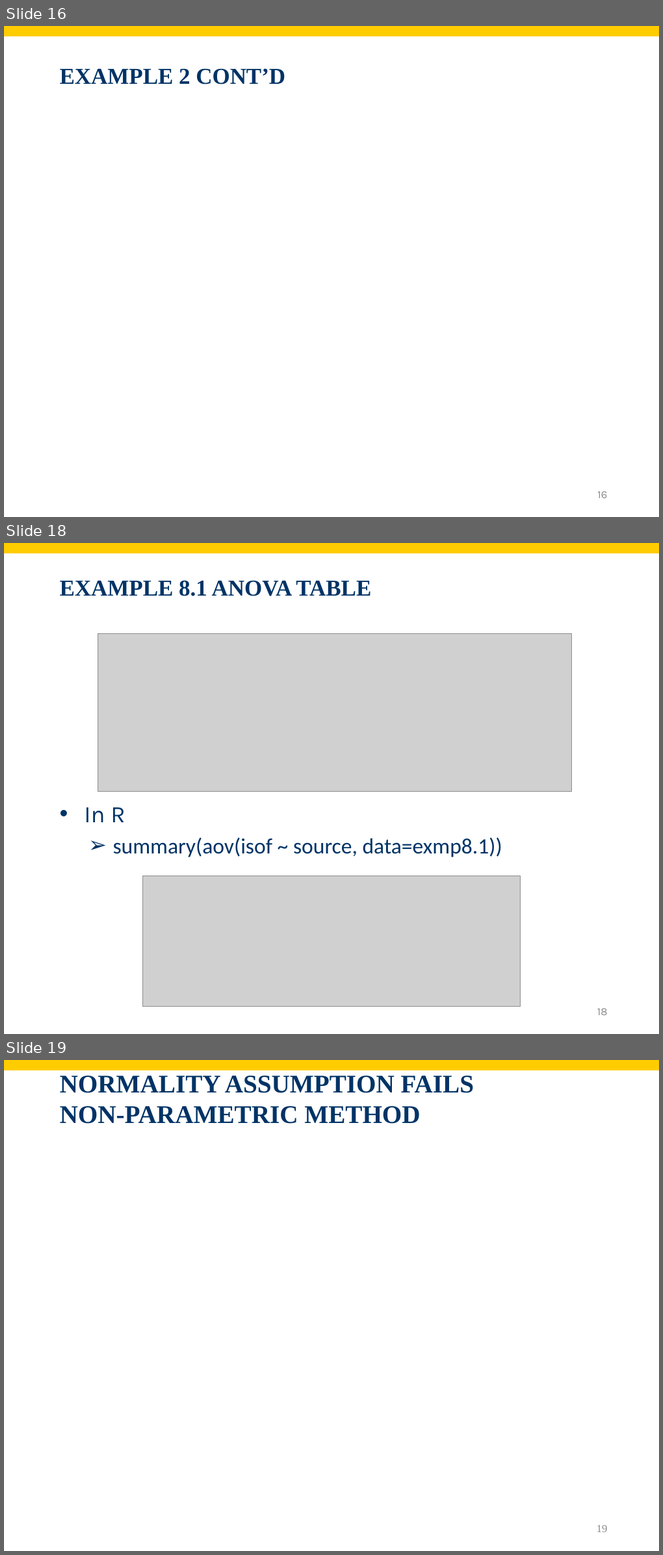
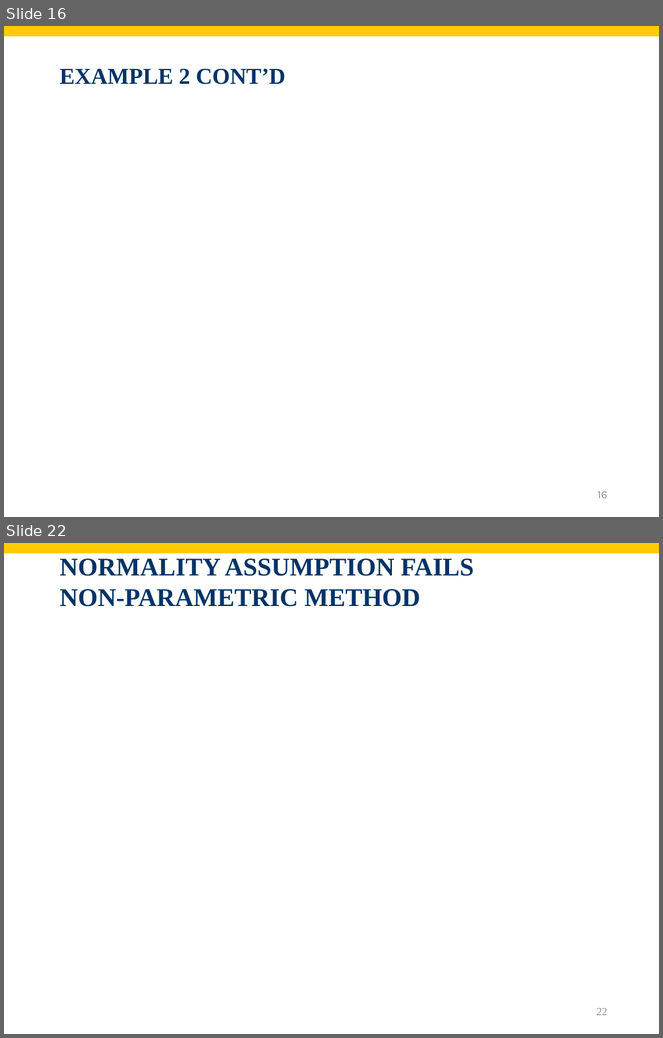
Before and after one commit to shnezam/BUAD1560, a slide deck: slides/pdf/Chapt13.pptx. Shown one above the other, each under a label of ours: slides 16, 18 and 19 before the commit, slides 16 and 22 after it; the slides between them are not shown. The pictures are 663x1555 and 663x1038 pixels, drawn with LibreOffice and Linux fonts; fonts in the diff are those of the drawing; grey boxes stand for pictures; background and template pictures are left out. Boxes give left, top, right and bottom in pixels: in the first picture for what was removed or moved away, otherwise in the second. Text is boxed around its words. In the diff, an @@ line names an element or a change of style, - is before the commit and + after.

```diff
--- a/slides/pdf/Chapt13.pptx
+++ b/slides/pdf/Chapt13.pptx
@@ slide 18 removed at (x1=4, y1=543, x2=659, y2=1034), background #FFFFFF; not listed: 1 template element that a slide beside it also shows @@
@@ title removed at (x1=60, y1=580, x2=371, y2=596) @@
-EXAMPLE 8.1 ANOVA TABLE
@@ picture removed at (x1=98, y1=634, x2=571, y2=791) @@
@@ text removed at (x1=84, y1=808, x2=503, y2=858) @@
-• In R
-  ➢ summary(aov(isof ~ source, data=exmp8.1))
@@ picture removed at (x1=143, y1=876, x2=521, y2=1007) @@
@@ page number removed at (x1=597, y1=1008, x2=608, y2=1016) @@
-18
@@ what was slide 19 is now slide 22 @@
@@ page number at (x1=597, y1=1008, x2=608, y2=1016): text changed @@
-19
+22
```
Also in this commit, not shown: 7 slides changed, 7 slides added, 3 other slides removed, 1 other file.
